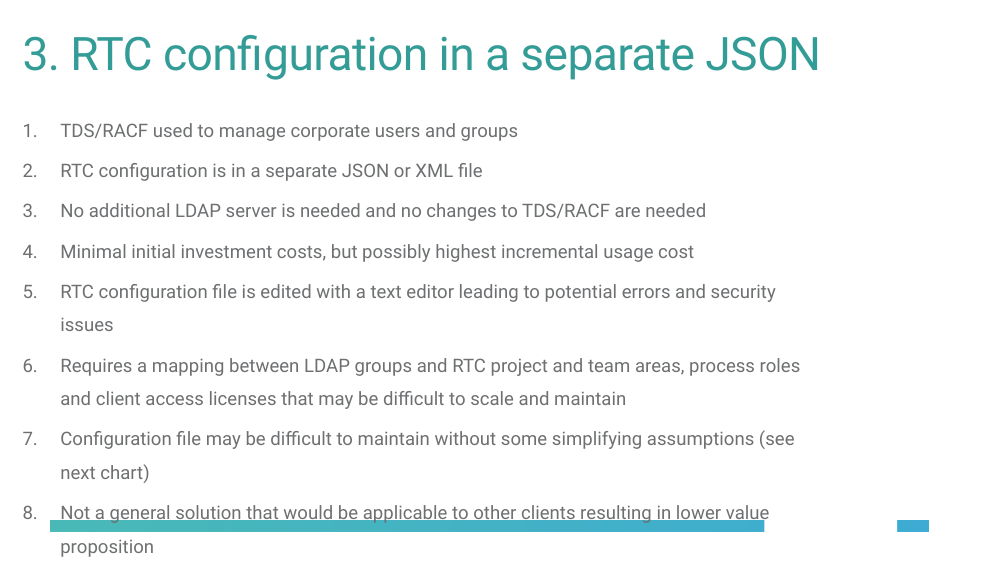
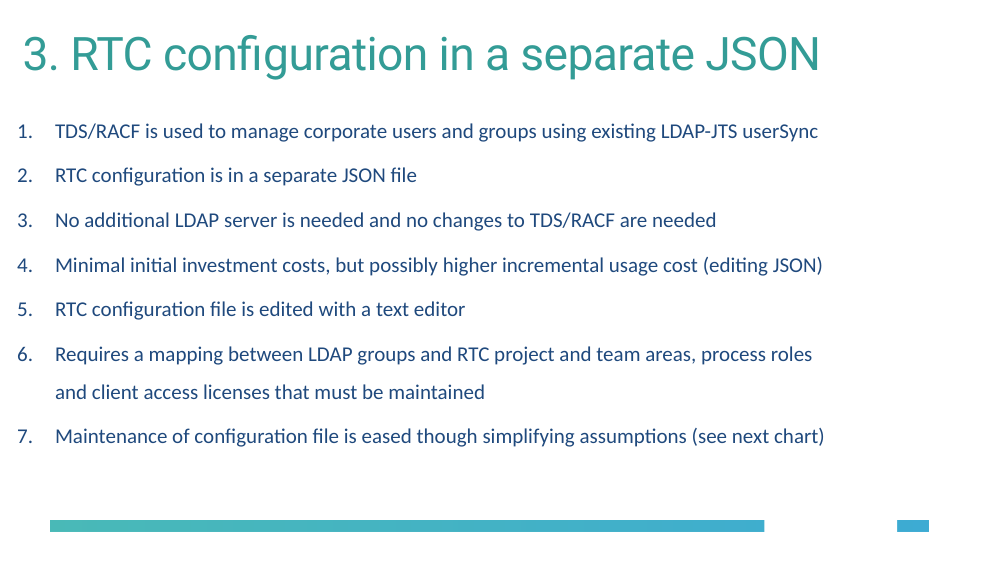
Before and after one commit to jamsden/CE4IoTConnector, a slide deck: slide 6 of LDAP-RTC-Sync/docs/LDAP-RTCSync.pptx (slide 15 before the commit). Drawn at 1008x567 pixels with LibreOffice and Linux fonts; fonts in the diff are those of the drawing; background and template pictures are left out. Boxes give left, top, right and bottom in pixels: in the first picture for what was removed or moved away, otherwise in the second. Text is boxed around its words. In the diff, an @@ line names an element or a change of style, - is before the commit and + after.

Commit message:
Updated to require use of repotools_syncUsers
This deals with the server users and repository permissions. Still
having trouble getting a mutable working copy that can be saved.

```diff
--- a/LDAP-RTC-Sync/docs/LDAP-RTCSync.pptx
+++ b/LDAP-RTC-Sync/docs/LDAP-RTCSync.pptx
@@ text at (x1=55, y1=123, x2=818, y2=186): text changed; size 17.8 to 20 pt; font Roboto to Calibri; text colour #6D6F71 to #1F497D @@
-1. TDS/RACF used to manage corporate users and groups
-2. RTC configuration is in a separate JSON or XML file
+1. TDS/RACF is used to manage corporate users and groups using existing LDAP-JTS userSync
+2. RTC configuration is in a separate JSON file
@@ text at (x1=55, y1=212, x2=716, y2=231): size 17.8 to 20 pt, font Roboto to Calibri, text colour #6D6F71 to #1F497D in "No additional LDAP server is needed and ..." @@
@@ text at (x1=55, y1=257, x2=825, y2=447): text changed; size 17.8 to 20 pt; font Roboto to Calibri; text colour #6D6F71 to #1F497D @@
-4. Minimal initial investment costs, but possibly highest incremental usage cost
-5. RTC configuration file is edited with a text editor leading to potential errors and security issues
-6. Requires a mapping between LDAP groups and RTC project and team areas, process roles and client access licenses that may be difficult to scale and maintain
-7. Configuration file may be difficult to maintain without some simplifying assumptions (see next chart)
-8. Not a general solution that would be applicable to other clients resulting in lower value proposition
+4. Minimal initial investment costs, but possibly higher incremental usage cost (editing JSON)
+5. RTC configuration file is edited with a text editor
+6. Requires a mapping between LDAP groups and RTC project and team areas, process roles and client access licenses that must be maintained
+7. Maintenance of configuration file is eased though simplifying assumptions (see next chart)
```
Also in this commit, not shown: 9 other slides changed, 4 slides added, 9 other files.
